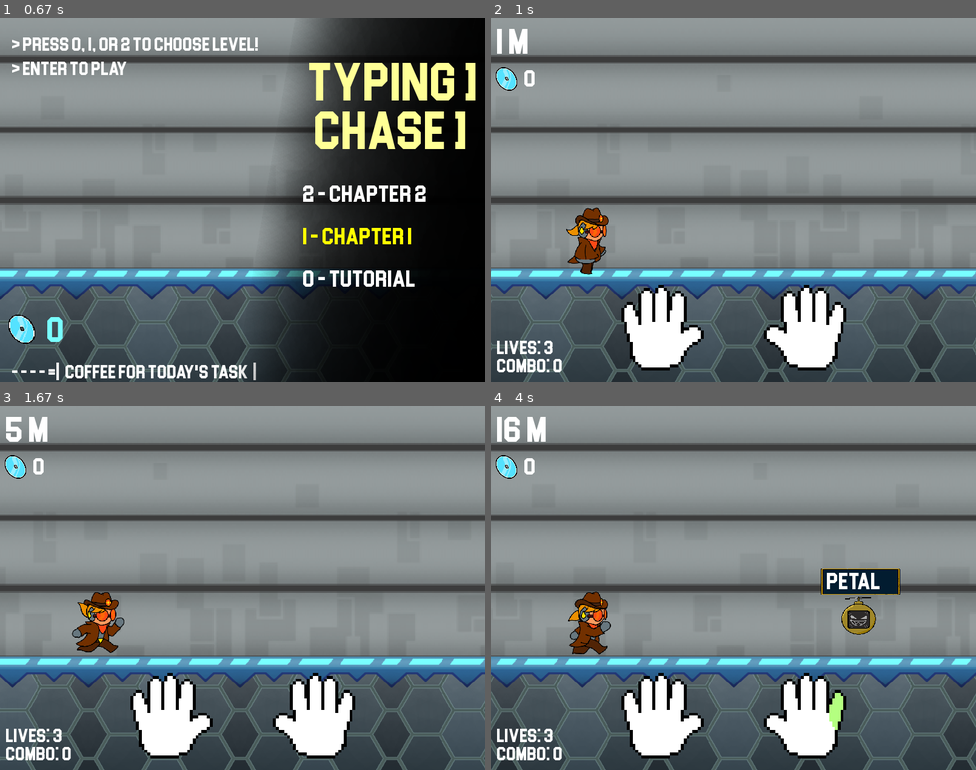
Above: before the commit, frames 1-4 (two rows, left to right).
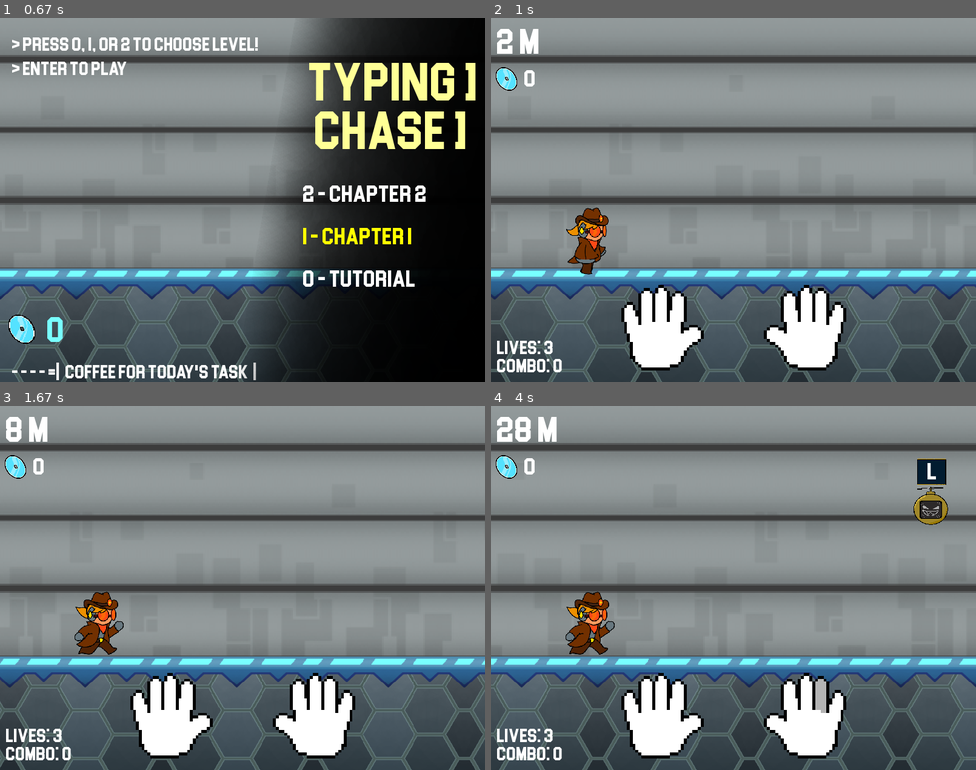
Above: after the commit, the same moments.

Repository: ArthurMarshallCavalcanteRezende/typing-chase_pygame
Game: pygame game, started from main.py
The game is run twice, just before and just after one commit, with the same random seed, the same clock (stepped at 60 frames per second) and the same inputs.
Inputs:
- Up to frame 1 (0.67 s): tap 1 at 0.33 s
- Up to frame 2 (1 s): tap Enter at 0.67 s
- Up to frame 3 (1.67 s): type "ann" at 1 s; tap Enter at 1.33 s
- Up to frame 4 (4 s): no input

Frame 1 is identical in both runs. In frame 2, 6.4% of the frame differs, in the area x 0-100%, y 3-100%; in frame 3, 9.3%; in frame 4, 13%.

Commit message:
Difficulty system and final polishing

Diff:
--- a/game_data.py
+++ b/game_data.py
@@ -54,8 +54,8 @@
     game.LV1_NAME = '1 - Chapter 1'
     game.LV2_NAME = '2 - Chapter 2'
 
-    game.BASE_FLOOR_SPEED = 5
-    game.BASE_BG_SPEED = 2
+    game.BASE_FLOOR_SPEED = 3
+    game.BASE_BG_SPEED = 1
     game.BASE_FLOOR_LIGHTS_COLOR = game.COLORS.bright_cyan
     game.floor_speed = game.BASE_FLOOR_SPEED
     game.bg_speed = game.BASE_BG_SPEED
@@ -65,6 +65,10 @@
     game.DARK_FILTER = pygame.Surface(
         (game.SCREEN_WIDTH, game.SCREEN_HEIGHT), pygame.SRCALPHA)
     game.DARK_FILTER.fill((0, 0, 0, 100))
+
+    game.GAMEOVER_FILTER = pygame.Surface(
+        (game.SCREEN_WIDTH, game.SCREEN_HEIGHT), pygame.SRCALPHA)
+    game.GAMEOVER_FILTER.fill((30, 10, 0, 200))
 
     game.HAND_COLORS = {
         'left': {
@@ -156,7 +160,12 @@
     game.menu_score_image = pygame.transform.scale(game.score_image, (50, 50))
 
     game.death_score_image = pygame.image.load(score_path).convert_alpha()
-    game.death_score_image = pygame.transform.scale(game.score_image, (35, 35))
+    game.death_score_image = pygame.transform.scale(game.score_image, (60, 60))
+
+    game.bullet_train = pygame.image.load(f"./game_assets/stages/2/bullet_train.png").convert_alpha()
+    game.bullet_train_rect = game.bullet_train.get_rect()
+    game.bullet_train = pygame.transform.scale(game.bullet_train, (750, 450))
+    game.bullet_train_rect.center = (game.SCREEN_WIDTH // 3, game.SCREEN_HEIGHT // 1.5)
 
     # Sounds
     game.destroy_sound = pygame.mixer.Sound('./game_assets/sfx/explosion.wav')
--- a/modules/enemy.py
+++ b/modules/enemy.py
@@ -2,17 +2,52 @@
 import random
 import math
 
-ENEMY_SIZE = 80
-ENEMY_IMG = './game_assets/enemy_sprites/minibot.png'
-TEXT_BG = './game_assets/enemy_sprites/target_warning.png'
+ENEMY_FOLDER = './game_assets/enemy_sprites'
+TEXT_BG = f'{ENEMY_FOLDER}/target_warning.png'
 
-class Enemy():
+class Enemy:
     def __init__(self, game, text, speed):
-        self.image = pygame.image.load(ENEMY_IMG).convert_alpha()
-        self.image = pygame.transform.scale(self.image, (ENEMY_SIZE, ENEMY_SIZE))
+        self.is_word = False
+        self.image = None
+        self.size = 80
+        possible_enemies = []
+        y_pos = 0
+
+        if len(text) > 1: self.is_word = True
+
+        if game.level.stage == 0:
+            possible_enemies.append('target')
+            self.size = 150
+            y_pos = game.level.floor_y - int(self.size * 1.7)
+        elif game.level.stage == 1:
+            if self.is_word and game.player.difficulty >= 2:
+                possible_enemies.append('classB_robot')
+                self.size = 120
+                y_pos = game.level.floor_y - (self.size * 2)
+            else:
+                possible_enemies.append('minibot')
+                self.size = 80
+                y_pos = random.randint(80, game.SCREEN_HEIGHT // 1.8)
+        elif game.level.stage == 2:
+            y_pos = random.randint(80, game.SCREEN_HEIGHT // 1.8)
+
+            if self.is_word:
+                possible_enemies.append('classB_robot')
+                possible_enemies.append('classC_robot')
+                possible_enemies.append('classD_robot')
+            else:
+                possible_enemies.append('minibot')
+
+        self.name = random.choice(possible_enemies)
+
+        if self.name == 'classD_robot':
+            self.size = 200
+
+        self.image = pygame.image.load(f'{ENEMY_FOLDER}/{self.name}.png').convert_alpha()
+        self.image = pygame.transform.scale(self.image, (self.size, self.size))
         self.rect = self.image.get_rect()
-        self.rect.x = game.SCREEN_WIDTH
-        self.rect.y = random.randint(80, game.SCREEN_HEIGHT // 1.8)
+        self.rect.x = game.SCREEN_WIDTH + random.randint(0, 150)
+        self.rect.y = y_pos
 
         self.target_text = text
         self.remaining_text = text
@@ -23,7 +58,7 @@
         self.bg = pygame.transform.scale(self.bg, (bg_size_x, bg_sized_y))
         self.bg_rect = self.bg.get_rect()
         self.bg_rect.center = self.rect.center
-        self.bg_rect.y -= ENEMY_SIZE
+        self.bg_rect.y -= 80
 
         self.text = game.header_font.render(f'{self.remaining_text}', True, game.COLORS.white)
         self.text_rect = self.bg.get_rect()
@@ -36,7 +71,7 @@
     def update(self, game):
         self.rect.x -= self.speed
         self.bg_rect.center = self.rect.center
-        self.bg_rect.y = self.rect.y - ENEMY_SIZE
+        self.bg_rect.y = self.rect.y - 80
 
         self.text_rect.center = self.bg_rect.center
 
--- a/modules/hands.py
+++ b/modules/hands.py
@@ -41,10 +41,11 @@
         self.rect.center = position
 
     def update(self, enemy):
-        if not enemy or not enemy.finger_highlight: return
+        if not enemy or not enemy.finger_highlight:
+            return
 
         for finger in self.finger_list:
-            if (finger['name'] == enemy.finger_highlight[1]
+            if enemy and (finger['name'] == enemy.finger_highlight[1]
                 and self.side == enemy.finger_highlight[0]):
                 finger['show_color'] = True
             else:
--- a/modules/levels.py
+++ b/modules/levels.py
@@ -18,7 +18,9 @@
 def reset_game(game):
     """RESET ALL GAME VARIABLES FOR RESTART OR NEW LEVEL"""
     game.sound.play('menu', -1)
-    game.player.score += game.player.run_score
+
+    if game.game_state == 'gameover':
+        game.player.score += game.player.run_score
 
     game.player.lives = 3
     game.player.combo = 0
@@ -57,6 +59,7 @@
         level.name = game.LV0_NAME
         level.description = "like father, like son"
         level.difficulty_req = 200
+        level.spawn_interval = 2500
     if level.stage == 1:
         level.name = game.LV1_NAME
         level.description = "Coffee for today's task"
@@ -73,7 +76,7 @@
     if level.stage == 2:
         level.name = game.LV2_NAME
         level.description = "Freeze, ZH4R0V!!!"
-        level.difficulty_req = 500
+        level.difficulty_req = 2500
 
 class Level:
     def __init__(self, game, stage):
@@ -123,8 +126,12 @@
 
         if self.stage == 0:
             self.word_list = [
-                './all_words/left.txt'
+                './all_words/left.txt',
+                './all_words/right.txt'
             ]
+            game.player.speed = 0
+            self.enemy_speed = 1
+
         elif self.stage == 1:
             self.word_list = [
                 './all_words/left.txt',
@@ -132,9 +139,9 @@
                 './all_words/words_test.txt',
             ]
             self.word_chance = 10
-            self.spawn_max = 3
-            self.spawn_max = 3
+            self.spawn_max = 1
             self.has_words = True
+            game.player.speed = 3
         elif self.stage == 2:
             self.word_list = [
                 './all_words/left.txt',
@@ -142,9 +149,10 @@
                 './all_words/words_test.txt',
             ]
             self.word_chance = 40
-            self.spawn_max = 4
+            self.spawn_max = 2
             self.enemy_speed = 3
             self.has_words = True
+            self.distance_per_frame = 3
             game.player.speed = 15
 
         level_config(game, self)
@@ -171,22 +179,36 @@
 
 
     def spawn_enemy(self, game):
-        choosen_txt = ''
-        txt_size = len(self.word_list) - 1
-
-        if self.has_words:
-            if random.randint(1, 100) <= self.word_chance:
-                choosen_txt = self.word_list[2]
+        spawn_count = 1
+        spawned = 0
+        new_speed = self.enemy_speed
+
+        if self.stage > 0:
+            spawn_count = random.randint(0, self.spawn_max)
+            new_speed = random.randint(self.enemy_speed - 1, self.enemy_speed + 1)
+
+        for new_enemy in range(spawn_count):
+            spawned += 1 # Making sure only the first spawned is a word
+
+            if self.has_words and spawned == 1:
+                if random.randint(1, 100) <= self.word_chance:
+                    choosen_txt = self.word_list[2]
+                else:
+                    choosen_txt = self.word_list[random.randint(0, 1)]
             else:
-                choosen_txt = self.word_list[random.randint(0, txt_size)]
-
-        else:
-            choosen_txt = self.word_list[random.randint(0, txt_size)]
-
-        new_word = load_random_word(choosen_txt)
-        new_enemy = enemy.Enemy(game, new_word, self.enemy_speed)
-
-        self.enemy_list.append(new_enemy)
+                choosen_txt = self.word_list[random.randint(0, 1)]
+
+            new_word = load_random_word(choosen_txt)
+
+            if len(new_word) > 1:
+                if len(new_word) <= 5:
+                    new_speed = 2
+                else:
+                    new_speed = 1
+
+            new_enemy = enemy.Enemy(game, new_word, new_speed)
+
+            self.enemy_list.append(new_enemy)
 
 
     # Main function to run the game
@@ -205,25 +227,48 @@
 
         current_time = pygame.time.get_ticks()
         enemy_hit = False
-
+        closest_to_plr = [None, 99999]
+
+        # Checking enemy conditions
         for enemy in self.enemy_list:
             enemy.update(game)
 
-            if game.player.key_pressed == enemy.remaining_text[0]:
+            if (game.player.key_pressed == enemy.remaining_text[0]
+                and enemy.rect.x < game.SCREEN_WIDTH):
                 enemy.remaining_text = enemy.remaining_text[1:]
 
                 if not enemy.remaining_text:
-                    if game.player.closest_enemy:
-                        self.enemy_list.remove(enemy)
-                        enemy_hit = True
-
-                        game.player.combo += 1
-                        if game.player.combo > game.player.max_combo:
-                            game.player.max_combo += 1
-
-                        to_gain = len(enemy.target_text) * 10 * game.player.max_combo
-                        game.player.run_score += to_gain * self.stage
-
+                    self.enemy_list.remove(enemy)
+                    enemy_hit = True
+
+                    game.player.combo += 1
+                    if game.player.combo > game.player.max_combo:
+                        game.player.max_combo += 1
+
+                    to_gain = len(enemy.target_text) * 10 * game.player.max_combo
+                    game.player.run_score += to_gain * self.stage
+
+            if enemy in self.enemy_list:
+                # If enemy is the current to the player
+                player_magnitude = enemy.rect.x - (game.SCREEN_WIDTH // 2) - 50
+                if player_magnitude < closest_to_plr[1]:
+                    closest_to_plr = [enemy, player_magnitude]
+
+                # If enemy passed the limit to damage player
+                if enemy.rect.x < 200:
+                    game.destroy_sound.play()
+                    game.damage_sound.play()
+
+                    game.player.lives -= 1
+                    game.player.combo = 0
+                    self.enemy_list.remove(enemy)
+                    game.all_sprites.remove(enemy)
+
+        game.player.key_pressed = None
+
+        # Updating the closest enemy to the player
+        if closest_to_plr[0]:
+            game.player.closest_enemy = closest_to_plr[0]
 
         if enemy_hit:
             game.destroy_sound.play()
@@ -240,38 +285,35 @@
             # Updating all sprites
             game.all_sprites.update()
 
-        closest_to_plr = [None, 99999]
-
-        # Checking enemy conditions
-        for enemy in self.enemy_list:
-            # If enemy is the current to the player
-            player_magnitude = enemy.rect.x - (game.SCREEN_WIDTH // 2) - 50
-            if player_magnitude < closest_to_plr[1]:
-                closest_to_plr = [enemy, player_magnitude]
-
-            # If enemy passed the limit to damage player
-            if enemy.rect.x < (game.SCREEN_WIDTH // 2) - 50:
-                game.destroy_sound.play()
-                game.damage_sound.play()
-
-                game.player.lives -= 1
-                game.player.combo = 0
-                self.enemy_list.remove(enemy)
-                game.all_sprites.remove(enemy)
-
-        # Updating the closest enemy to the player
-        if closest_to_plr[0]:
-            game.player.closest_enemy = closest_to_plr[0]
-
         game.left_hand.update(game.player.closest_enemy)
         game.right_hand.update(game.player.closest_enemy)
 
         game.tick += 1
-        distance_threshold = 15 - (game.player.speed if game.player.speed < 15 else 14)
-
-        if game.tick % distance_threshold == 0:
-            if self.stage != 0:
+
+        # Incrementing distance every certain frames
+        if self.stage != 0:
+            distance_threshold = 10 - (game.player.speed if game.player.speed < 10 else 9)
+
+            if game.tick % distance_threshold == 0:
                 game.player.distance += self.distance_per_frame
+
+                # Increasing difficulty of the game over distances reached
+                if game.player.distance > self.difficulty_req:
+                    self.difficulty_req *= 2
+                    game.player.difficulty += 1
+
+                    if game.player.difficulty < 4:
+                        game.player.speed += 1
+                    elif 6 <= game.player.difficulty < 10:
+                        game.player.speed += 2
+
+                    if self.stage == 2: self.distance_per_frame += 1
+
+                    if game.player.difficulty == 3: self.spawn_max += 1
+                    if game.player.difficulty == 7: self.spawn_max += 1
+
+                    print(f'DIFFICULTY {game.player.difficulty} REACHED! '
+                          f'SPEED INCREASED TO {game.player.speed}')
 
         game.floor_speed = game.BASE_FLOOR_SPEED + game.player.speed
         game.bg_speed = game.BASE_BG_SPEED + (game.player.speed // 2)
@@ -297,8 +339,7 @@
         game.left_hand.draw(game.screen)
         game.right_hand.draw(game.screen)
 
-        if game.level.stage < 2:
-            game.player.draw(game)
+        game.player.draw(game)
 
         # Setting user interface
         distance_text = game.large_font.render(f'{game.player.distance} m', True, game.COLORS.white)
@@ -307,32 +348,29 @@
         combo_text = game.text_font.render(f'Combo: {game.player.combo}', True, game.COLORS.white)
 
         # Actual word indicator
-        if game.level.stage > 0:
+        if self.stage > 0:
             game.screen.blit(distance_text, (10, -5))
 
-        game.screen.blit(score_text, (50, 70))
-        game.screen.blit(game.score_image, (5, 80))
-        game.screen.blit(lives_text, (10, game.SCREEN_HEIGHT - 80))
-        game.screen.blit(combo_text, (10, game.SCREEN_HEIGHT - 50))
-
-        if game.level.stage == 2:
-            bullet_train = pygame.image.load(f"./game_assets/stages/2/bullet_train.png").convert_alpha()
-            bullet_train_rect = bullet_train.get_rect()
-            bullet_train = pygame.transform.scale(bullet_train, (750, 450))
-            bullet_train_rect.center = (game.SCREEN_WIDTH // 2, game.SCREEN_HEIGHT // 1.5)
-            game.screen.blit(bullet_train, bullet_train_rect)
+        if not game.paused:
+            game.screen.blit(score_text, (50, 70))
+            game.screen.blit(game.score_image, (5, 80))
+            game.screen.blit(lives_text, (10, game.SCREEN_HEIGHT - 80))
+            game.screen.blit(combo_text, (10, game.SCREEN_HEIGHT - 50))
+
+        if self.stage == 2:
+            game.screen.blit(game.bullet_train, game.bullet_train_rect)
 
     def game_over(self, game):
         # Game Over
         self.draw(game)
 
         pygame.mixer.music.set_volume(0.1)
-        game.screen.blit(game.DARK_FILTER, (0, 0))
+        game.screen.blit(game.GAMEOVER_FILTER, (0, 0))
 
         game_over_text = game.title_font.render('GAME OVER', True, game.COLORS.red)
-        distance_text = game.text_font.render(f'Distance Reached: {game.player.distance} M',
+        distance_text = game.header_font.render(f'Distance Reached: {game.player.distance} M',
                                                  True, game.COLORS.bright_yellow)
-        disks_text = game.text_font.render(f'Gained: {game.player.run_score}!',
+        disks_text = game.large_font.render(f'Gained: {game.player.run_score}!',
                                                  True, game.COLORS.bright_cyan)
         max_combo_text = game.text_font.render(f'Max Combo: {game.player.max_combo}', True,
                                           game.COLORS.white)
@@ -340,15 +378,15 @@
                                         True, game.COLORS.white)
 
         game.screen.blit(game_over_text,
-                         (game.SCREEN_WIDTH // 2 - 180, 100))
+                         (game.SCREEN_WIDTH // 2 - 180, 70))
         game.screen.blit(distance_text,
-                         (game.SCREEN_WIDTH // 2 - 120, 220))
+                         (game.SCREEN_WIDTH // 2 - 180, 180))
+        game.screen.blit(max_combo_text,
+                         (game.SCREEN_WIDTH // 2 - 100, 230))
         game.screen.blit(game.death_score_image,
-                         (game.SCREEN_WIDTH // 2 - 120, 265))
+                         (game.SCREEN_WIDTH // 2 - 180, 300))
         game.screen.blit(disks_text,
-                         (game.SCREEN_WIDTH // 2 - 75, 260))
-        game.screen.blit(max_combo_text,
-                         (game.SCREEN_WIDTH // 2 - 120, 300))
+                         (game.SCREEN_WIDTH // 2 - 100, 290))
         game.screen.blit(menu_text,
                          (game.SCREEN_WIDTH // 2 - 120, 400))
 
--- a/modules/player.py
+++ b/modules/player.py
@@ -31,7 +31,6 @@
         self.index = 0
         self.max_index = len(self.image_list) - 1
         self.tick = 0
-        self.update_interval = 8
 
         self.visible = False
 
@@ -39,10 +38,10 @@
         self.current_image = self.image_list[self.index]
 
 
-    def update(self):
+    def update(self, player):
         self.tick += 1
 
-        if self.tick > self.update_interval:
+        if self.tick > player.update_interval:
             self.tick = 0
             self.index += 1
             if self.index > self.max_index: self.index = 0
@@ -88,13 +87,15 @@
         self.rect = pygame.Rect(0, 0, IMG_SIZE, IMG_SIZE)
         self.rect.center = position
         self.shoot_visual_cd = [0, 30, False]
-        self.is_running = True
+        self.is_running = False
         self.shooting = False
 
         self.lives = 3
         self.combo = 0
         self.max_combo = 0
         self.speed = 3
+        self.base_interval = 8
+        self.update_interval = self.base_interval
 
         # Game currency values
         self.score = 0
@@ -167,9 +168,11 @@
 
     def draw(self, game):
         # Drawing visible sprites and positioning them with offsets
+        self.update_interval = self.base_interval - self.difficulty
+        if self.update_interval < 3: self.update_interval = 3
 
         for sprite in self.sprite_list:
-            if not game.paused: sprite.update()
+            if not game.paused: sprite.update(self)
 
             if sprite.visible:
                 sprite.draw(game)
--- a/typing_chase_pygame.py
+++ b/typing_chase_pygame.py
@@ -63,7 +63,6 @@
 
 def run(game):
     game.running = True
-    game.player.is_running = False
     game.player.reset_anim()
     game.sound.play('menu', -1)
 
